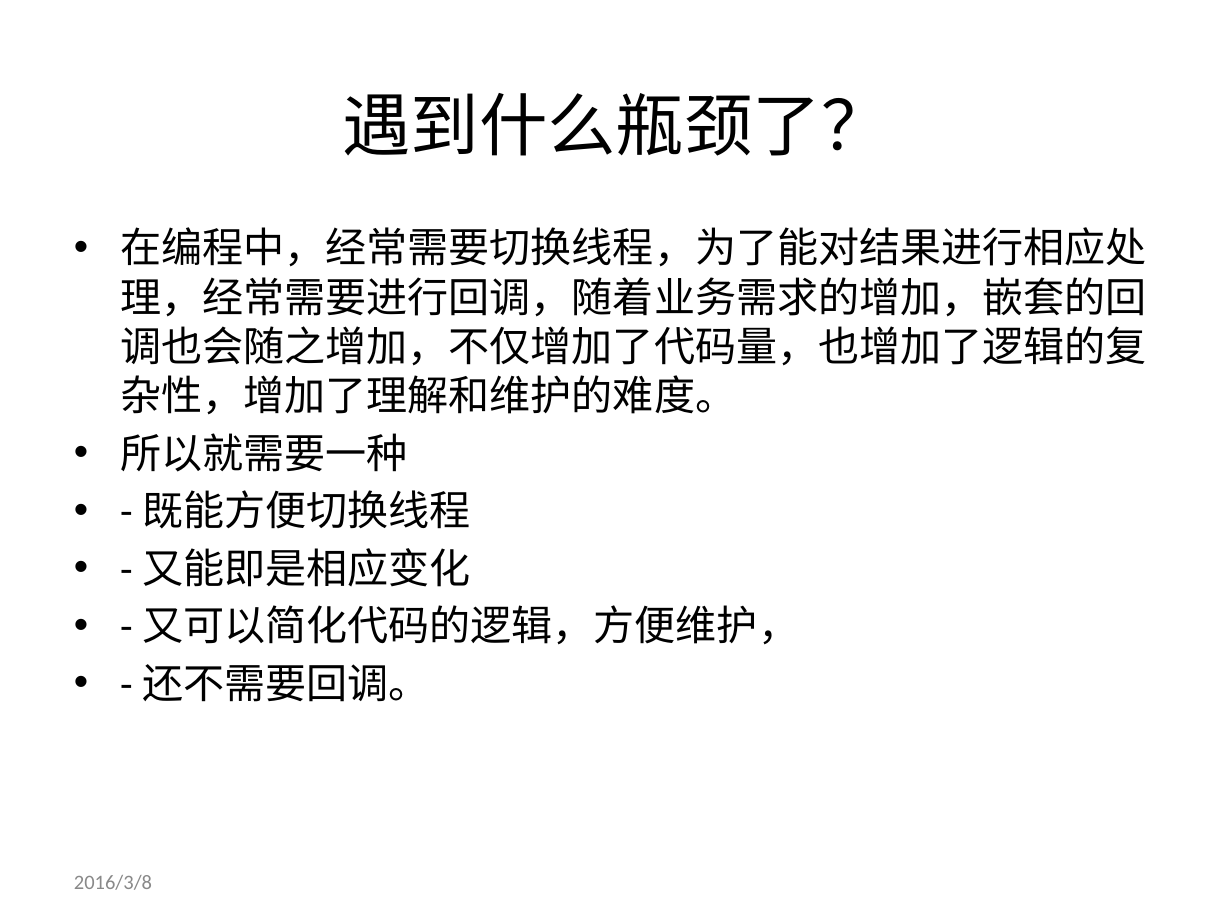
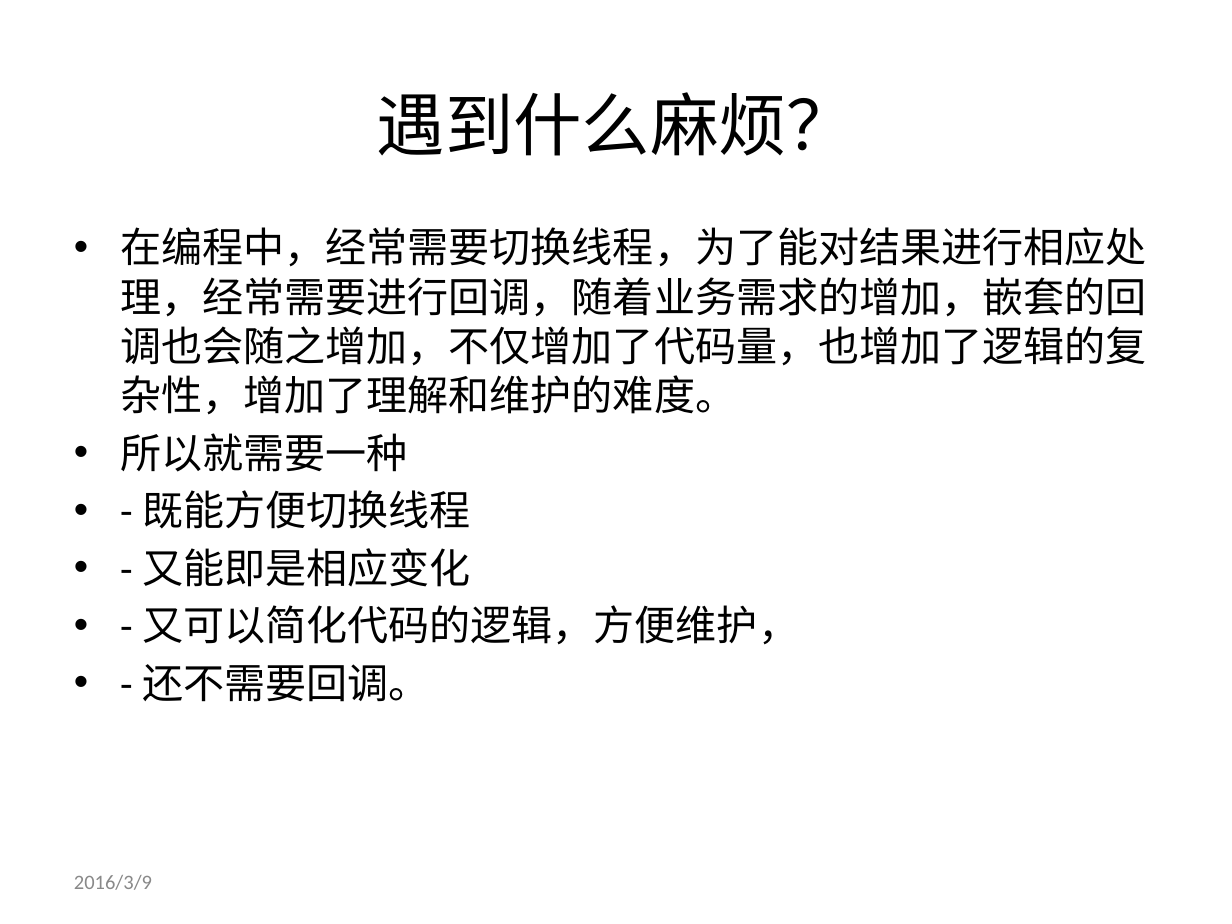
Before and after one commit to genglei-cuan/Study, a slide deck: slide 3 of notes/rxjava/RxJava简介.pptx. Drawn at 1232x924 pixels with LibreOffice and Linux fonts; fonts in the diff are those of the drawing; background and template pictures are left out. Boxes give left, top, right and bottom in pixels: in the first picture for what was removed or moved away, otherwise in the second. Text is boxed around its words. In the diff, an @@ line names an element or a change of style, - is before the commit and + after.

```diff
--- a/notes/rxjava/RxJava简介.pptx
+++ b/notes/rxjava/RxJava简介.pptx
@@ title at [377,92,856,156]: text changed @@
-遇到什么瓶颈了？
+遇到什么麻烦？
@@ text at [74,875,152,890]: text changed @@
-2016/3/8
+2016/3/9
```
Also in this commit, not shown: 28 other slides changed, 2 slides added, 3 slides removed.
